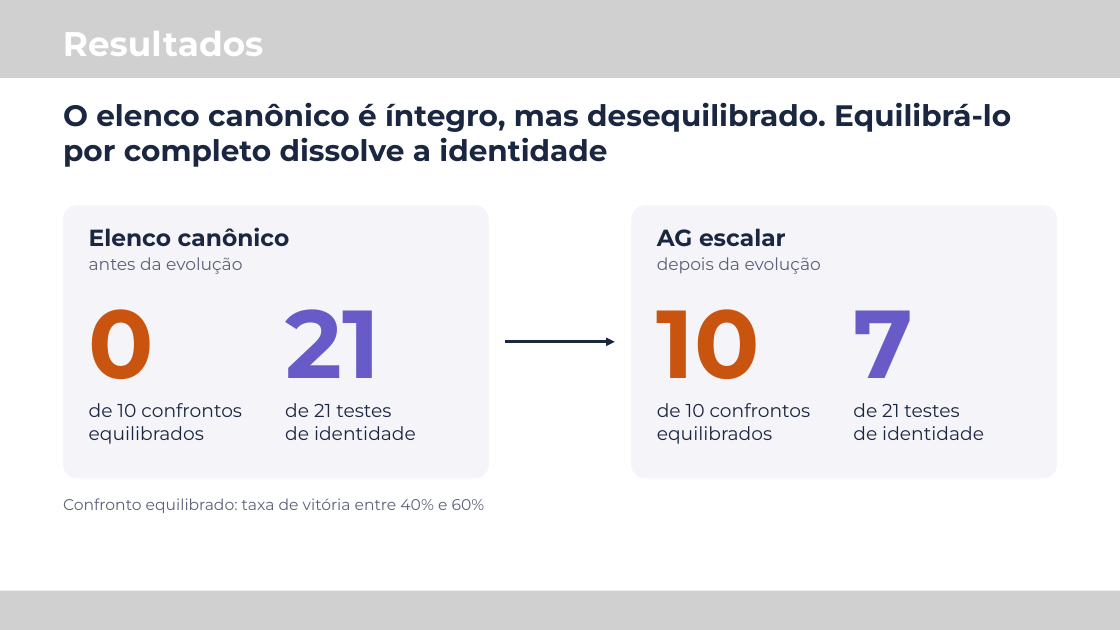
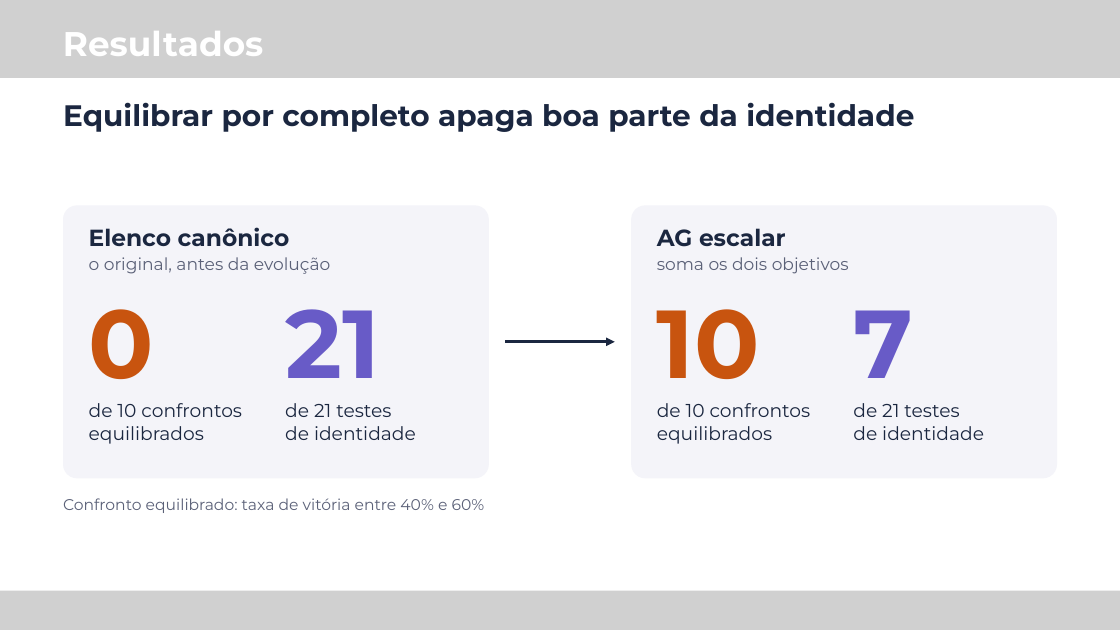
Before and after one commit to M-Gimenes/Simulation, a slide deck: slide 5 of overleaf/talk-latinoware-2026/slides.pptx. Drawn at 1120x630 pixels with LibreOffice and Linux fonts; fonts in the diff are those of the drawing; grey boxes stand for pictures. Boxes give left, top, right and bottom in pixels: in the first picture for what was removed or moved away, otherwise in the second. Text is boxed around its words. In the diff, an @@ line names an element or a change of style, - is before the commit and + after.

```diff
--- a/overleaf/talk-latinoware-2026/slides.pptx
+++ b/overleaf/talk-latinoware-2026/slides.pptx
@@ text at (63, 102, 914, 132): text changed @@
-O elenco canônico é íntegro, mas desequilibrado. Equilibrá-lo por completo dissolve a identidade
+Equilibrar por completo apaga boa parte da identidade
@@ text at (89, 257, 330, 274): text changed @@
-antes da evolução
+o original, antes da evolução
@@ text at (657, 257, 849, 274): text changed @@
-depois da evolução
+soma os dois objetivos
```
Also in this commit, not shown: 6 other slides changed, 3 slides added, 1 slide removed, 2 other files.
